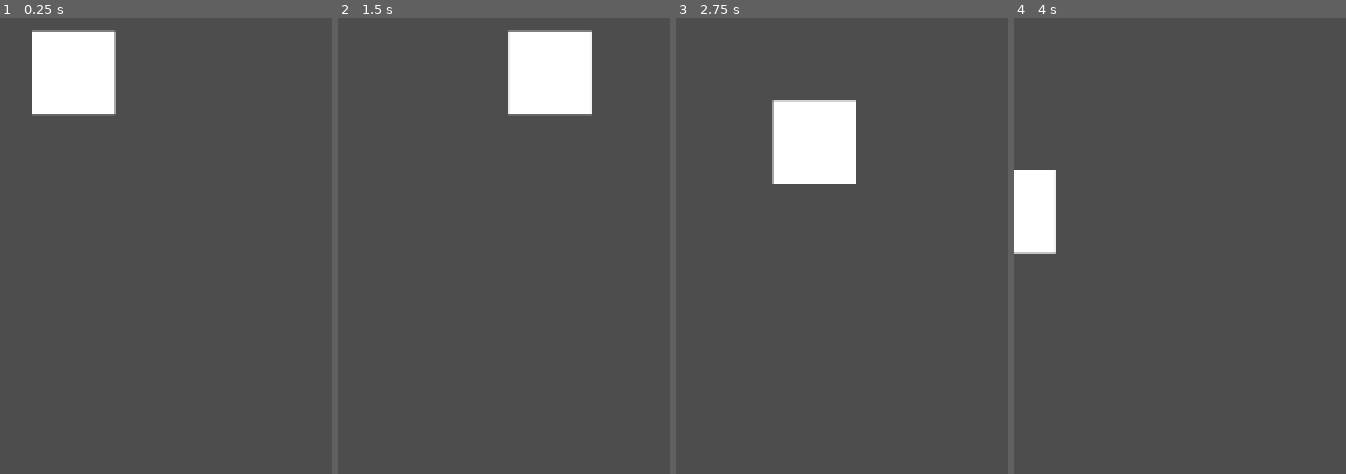
Above: before the commit, frames 1-4 (left to right).
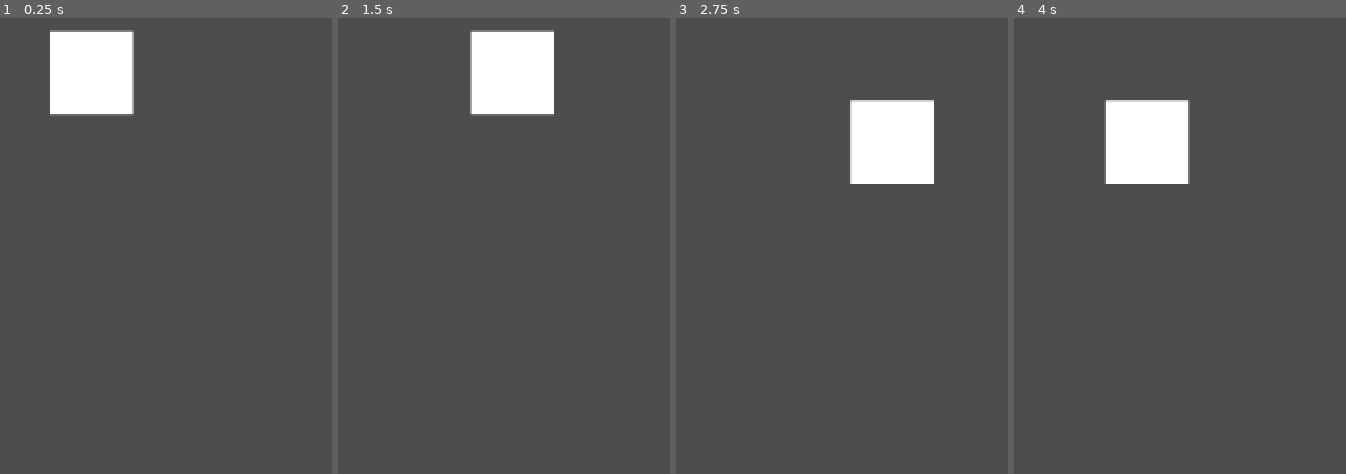
Above: after the commit, the same moments.

Repository: ElectricMolasses/CuteSpaceInvadersAssailedByBelligerentMan
Game: Godot game, scene res://src/scenes/test/invader_test.tscn
The game is run twice, just before and just after one commit, with the same random seed, the same clock (stepped at 60 frames per second) and the same inputs. The project has no main scene, so this scene is started directly.
Inputs:
- Up to frame 1 (0.25 s): no input
- Up to frame 2 (1.5 s): tap Enter at 0.5 s
- Up to frame 3 (2.75 s): tap Space at 2 s
- Up to frame 4 (4 s): tap Enter at 3.5 s

The runs differ from the first frame. In frame 1, 2.2% of the frame differs, in the area x 9-41%, y 2-22%; in frame 2, 4.3%; in frame 3, 8.8%, in the area x 28-78%, y 17-37%; in frame 4, 7.1%.

Commit message:
Fixed bug where the invader will exceed the bounds of the strafe box as it drops.

Diff:
--- a/src/entities/invaders/invader/invader.gd
+++ b/src/entities/invaders/invader/invader.gd
@@ -41,8 +41,13 @@
 var visual_width: float = 0.0
 
 @export var strafe_box: Rect2 = Rect2(self.position, Vector2(strafe_width, 0))
+var strafe_left_x: float = 0.0
+var strafe_right_x: float = 0.0
 
 func _ready() -> void:
+	strafe_left_x =  self.position.x
+	strafe_right_x = self.position.x + strafe_box.size.x
+
 	self.sprite = $Sprite
 	self.visual_width = self.sprite.texture.get_size().x
 	self.visual_width *= self.sprite.scale.x
@@ -56,41 +61,38 @@
 			pass
 		#TODO: These two need to have the sprites width removed from strafe_width.
 		Position.CENTER:
-			position.x += (strafe_width - (self.visual_width / 2)) / 2
+			position.x += (strafe_box.end.x - self.visual_width) / 2
 		Position.RIGHT:
-			position.x += strafe_width - (self.visual_width / 2)
+			position.x += strafe_width - self.visual_width
 
 func _process(delta: float) -> void:
+	pass
+
+func _physics_process(delta: float) -> void:
 	current_frame_time += delta
 
 	if current_frame_time >= frame_length:
 		current_frame_time -= frame_length
 		self.tick()
 
-func _physics_process(delta: float) -> void:
-	pass
+func tick() -> void:
+	self.handle_movement()
 
-func tick() -> void:
+func handle_movement() -> void:
 	var move_vector = Vector2(strafe_speed, 0)
 	if current_direction == Direction.LEFT:
-		move_vector *= -1
+		move_vector = -move_vector
+
 	self.position += move_vector
 
-	if self.position.x >= strafe_box.end.x:
+	if self.position.x >= strafe_right_x - self.visual_width:
 		self.current_direction = Direction.LEFT
 		self.position.y += self.drop_speed
-	elif self.position.x <= strafe_box.position.x:
+	elif self.position.x <= strafe_left_x:
 		self.current_direction = Direction.RIGHT
 		self.position.y += self.drop_speed
 
 	self.clamp_to_strafe_box()
 
 func clamp_to_strafe_box() -> void:
-	self.position.x = clamp(self.position.x, strafe_box.position.x, strafe_box.end.x)
-
-func _draw_strafe_box() -> void:
-	if !Engine.is_editor_hint():
-		return
-
-	var box: Rect2 = Rect2(self.position, Vector2(self.strafe_width, 100))
-	draw_rect(box, Color(1, 0, 0, 1), true)
+	self.position.x = clamp(self.position.x, strafe_left_x, strafe_right_x - visual_width)
--- a/src/entities/invaders/invader/invader.tscn
+++ b/src/entities/invaders/invader/invader.tscn
@@ -10,10 +10,12 @@
 script = ExtResource("1_qk5c4")
 
 [node name="Sprite" type="Sprite2D" parent="."]
+position = Vector2(30, 30)
 scale = Vector2(60, 60)
 texture = SubResource("CanvasTexture_2qjh8")
 
 [node name="Area2D" type="Area2D" parent="."]
+position = Vector2(30, 30)
 
 [node name="CollisionShape2D" type="CollisionShape2D" parent="Area2D"]
 scale = Vector2(3, 3)
--- a/src/scenes/test/invader_test.tscn
+++ b/src/scenes/test/invader_test.tscn
@@ -6,7 +6,10 @@
 [node name="InvaderTest" type="Node2D"]
 
 [node name="Invader" parent="." instance=ExtResource("1_tcoqy")]
-position = Vector2(53, 54)
+position = Vector2(36, 24)
+strafe_width = 180.0
+strafe_speed = 30.0
+strafe_box = Rect2(0, 0, 180, 60)
 
 [node name="InvaderDebugVisualizer" parent="." node_paths=PackedStringArray("target_node") instance=ExtResource("2_wp5ot")]
 target_node = NodePath("../Invader")
--- a/src/scenes/test/invaders/invader_debug_visualizer.gd
+++ b/src/scenes/test/invaders/invader_debug_visualizer.gd
@@ -27,4 +27,5 @@
 	var strafe_box: Rect2 = target_node.strafe_box
 	strafe_box.position += target_node.position
 
+
 	draw_rect(strafe_box, strafe_box_fill, true)
